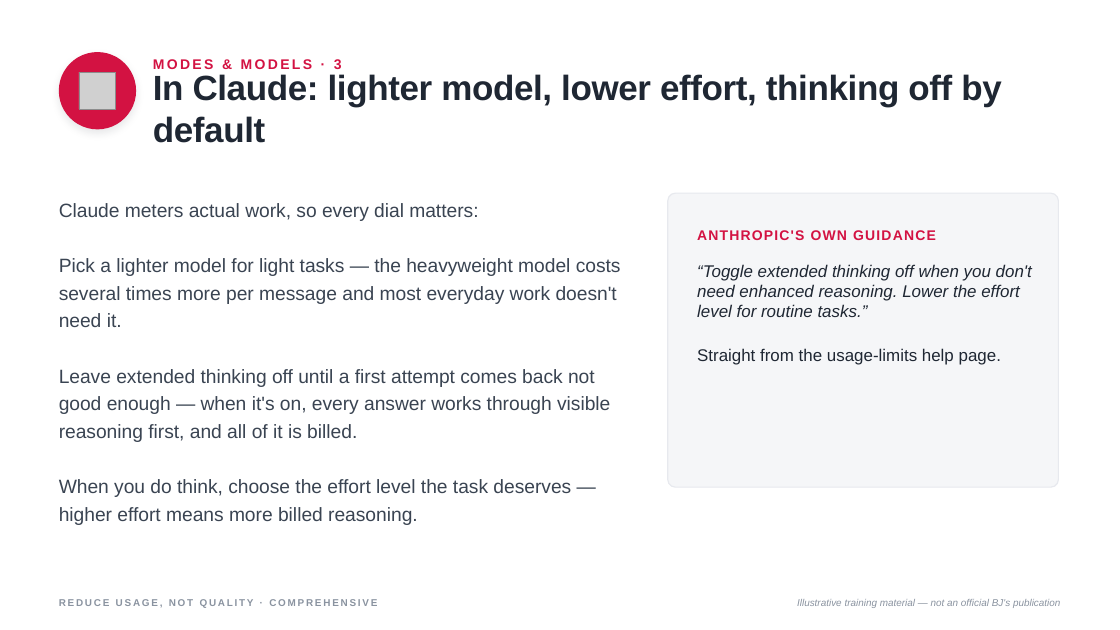
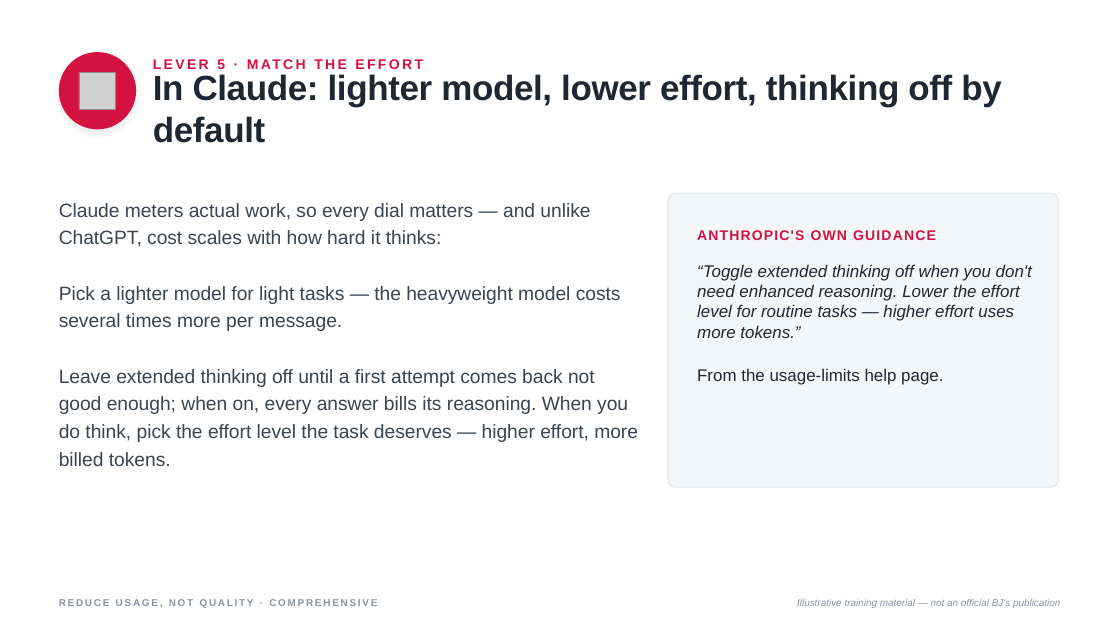
Before and after one commit to machinegenai/pe, a slide deck: slide 19 of Reduce Usage Not Quality Comprehensive.pptx (slide 18 before the commit). Drawn at 1120x630 pixels with LibreOffice and Linux fonts; fonts in the diff are those of the drawing; grey boxes stand for pictures. Boxes give left, top, right and bottom in pixels: in the first picture for what was removed or moved away, otherwise in the second. Text is boxed around its words. In the diff, an @@ line names an element or a change of style, - is before the commit and + after.

```diff
--- a/Reduce Usage Not Quality Comprehensive.pptx
+++ b/Reduce Usage Not Quality Comprehensive.pptx
@@ text at (217,59,225,69): text changed @@
-MODES & MODELS · 3
+LEVER 5 · MATCH THE EFFORT
@@ text at (59,203,638,466): text changed @@
-Claude meters actual work, so every dial matters:
-Pick a lighter model for light tasks — the heavyweight model costs several times more per message and most everyday work doesn't need it.
-Leave extended thinking off until a first attempt comes back not good enough — when it's on, every answer works through visible reasoning first, and all of it is billed.
-When you do think, choose the effort level the task deserves — higher effort means more billed reasoning.
+Claude meters actual work, so every dial matters — and unlike ChatGPT, cost scales with how hard it thinks:
+Pick a lighter model for light tasks — the heavyweight model costs several times more per message.
+Leave extended thinking off until a first attempt comes back not good enough; when on, every answer bills its reasoning. When you do think, pick the effort level the task deserves — higher effort, more billed tokens.
@@ text at (697,264,1032,385): text changed @@
-“Toggle extended thinking off when you don't need enhanced reasoning. Lower the effort level for routine tasks.”
-Straight from the usage-limits help page.
+“Toggle extended thinking off when you don't need enhanced reasoning. Lower the effort level for routine tasks — higher effort uses more tokens.”
+From the usage-limits help page.
```
Also in this commit, not shown: 26 other slides changed, 1 slide added.
